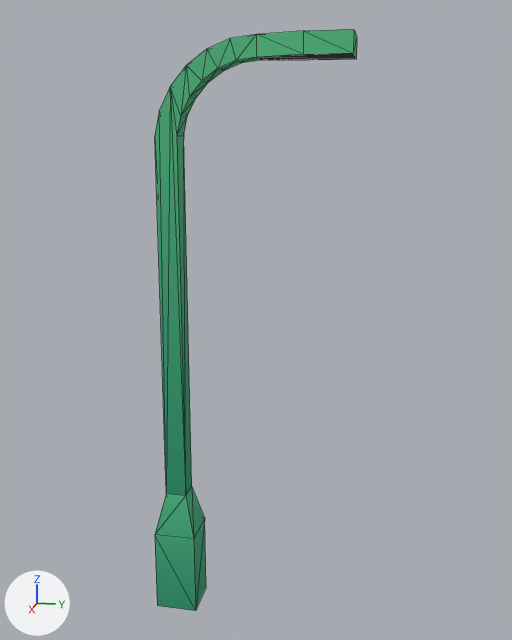
One commit to the glTF model kenney/city-kit-roads/light-curved.glb: the scene before it, then after it.
Both versions are drawn from a 50 mm lens placed at (0.772, 0.251, 0.564), pointed at (-0.009, 0.095, 0.369). Arrows for +X, +Y and +Z are at lower left; the lights stay in place. The older version comes first. Mesh edges are drawn as thin lines. Vertices at exactly the same position are counted once.

In view in the first picture: 'light-curved'.
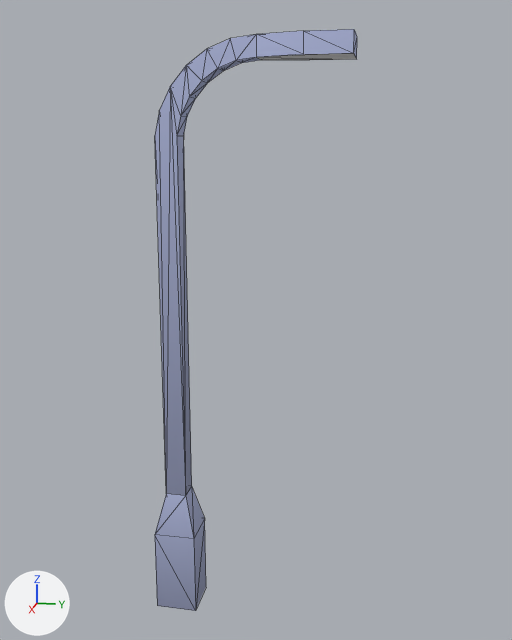
What the commit changed:
me_light_curved is used by ob_light_curved; location (0.0, 0.0, 0.0).
Verts and faces of me_light_curved; kept vertices keep their numbers, new ones are numbered from 50.
Before the commit, vertices of me_light_curved: 1 (0.025, 0.15, 0.653) at pixel (303, 54), 22 (-0.025, 0.2, 0.653) at pixel (356, 59), 23 (0.025, 0.2, 0.653) at pixel (353, 53), 36 (-0.025, 0.15, 0.653) at pixel (309, 60), 48 (0.013, 0.1, 0.653) at pixel (256, 57).
Before the commit, vertices of me_light_curved: 49 (-0.013, 0.1, 0.653) at pixel (261, 59).
me_light_curved had 50 vertices, 92 faces and spanned x -0.025..0.025, y -0.025..0.2, z 0.0..0.675.
me_light_curved now has 54 vertices, 92 faces and spans x -0.025..0.025, y -0.025..0.2, z 0.0..0.675.
Part 1, on me_light_curved:
Faces deleted: (1, 48, 23), (22, 23, 48), (22, 48, 49), (22, 49, 36).
New vertex 50 is at (0.025, 0.15, 0.653), pixel (303, 54).
New vertex 51 is at (0.025, 0.2, 0.653), pixel (353, 53).
New vertex 52 is at (-0.025, 0.2, 0.653), pixel (356, 59).
New vertex 53 is at (-0.025, 0.15, 0.653), pixel (309, 60).
New faces: (48, 51, 50), (48, 52, 51), (48, 49, 52), (49, 53, 52).
me_light_curved part 2: 88 kept faces spanning x -0.025..0.025, y -0.025..0.2, z 0.0..0.675 get new texture (UV) coordinates.

What differs and where, as boxes [x1, y1, x2, y2] in the pictures (512 x 640 px; the box of a moved part takes in the faces that stretch with it):
part 1 of me_light_curved, moved or reshaped
    both: [257, 53, 356, 60]
part 2 of me_light_curved, surface changed (green to blue)
    both: [155, 29, 357, 611]
